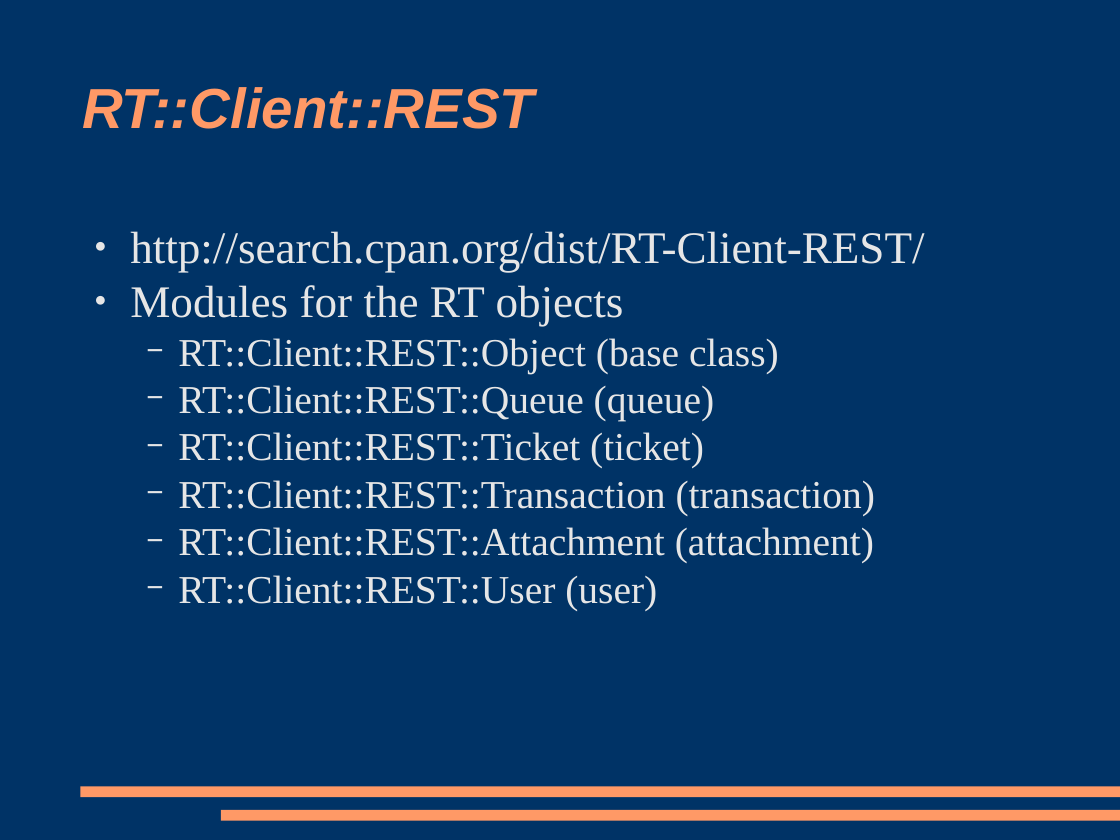
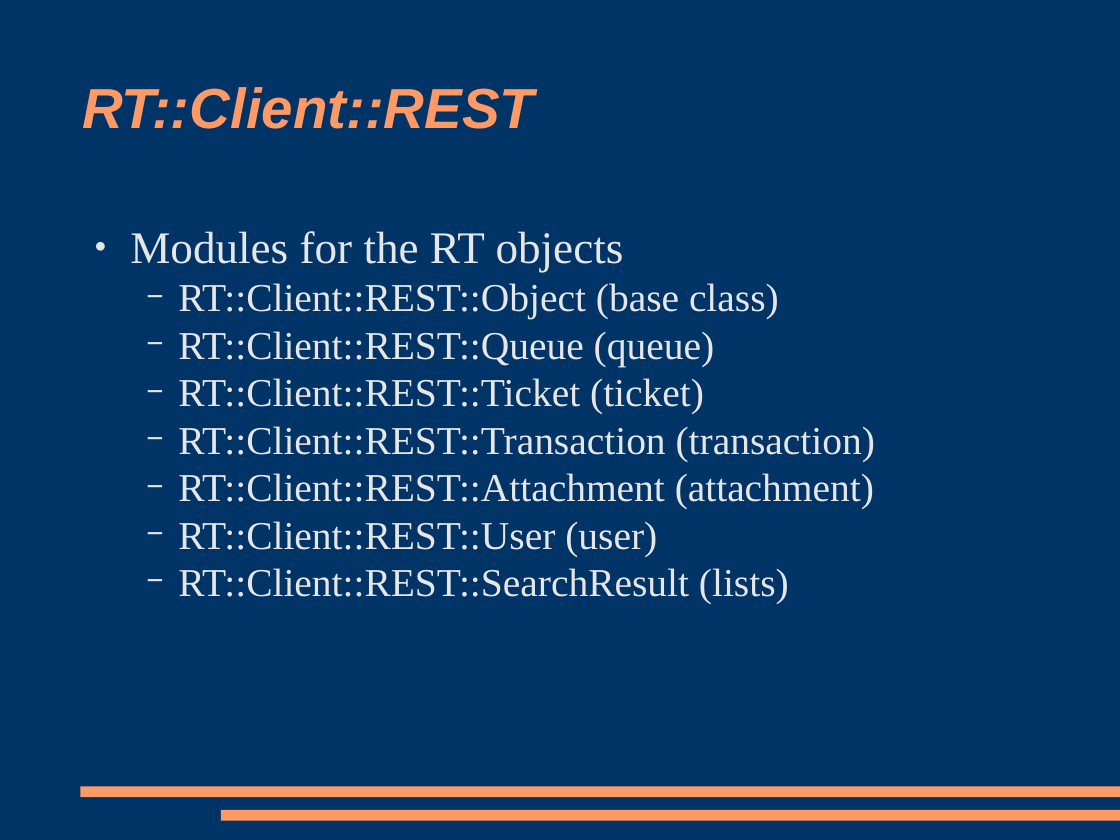
Before and after one commit to racke/Presentations, a slide deck: slide 21 of yapc2009/rt38.odp (slide 22 before the commit). Drawn at 1120x840 pixels with LibreOffice and Linux fonts; fonts in the diff are those of the drawing. Boxes give left, top, right and bottom in pixels: in the first picture for what was removed or moved away, otherwise in the second. Text is boxed around its words. In the diff, an @@ line names an element or a change of style, - is before the commit and + after.

```diff
--- a/yapc2009/rt38.odp
+++ b/yapc2009/rt38.odp
@@ text at box(130, 231, 924, 272): paragraph removed @@
-● http://search.cpan.org/dist/RT-Client-REST/
@@ text at box(178, 568, 789, 604): paragraph added @@
+  − RT::Client::REST::SearchResult (lists)
```
Also in this commit, not shown: 11 other slides changed, 7 slides added, 4 slides removed.
